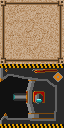
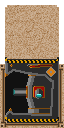
Revision of a layered w=64, h=128 image; what changed, layer by layer:
added layer "Copie de Tiles.png" above "Arrière-plan" over (x1=5, y1=5, x2=59, y2=59)
painted on "Arrière-plan" over (x1=0, y1=0, x2=64, y2=128)
added layer "floor" over (x1=0, y1=64, x2=64, y2=128)
